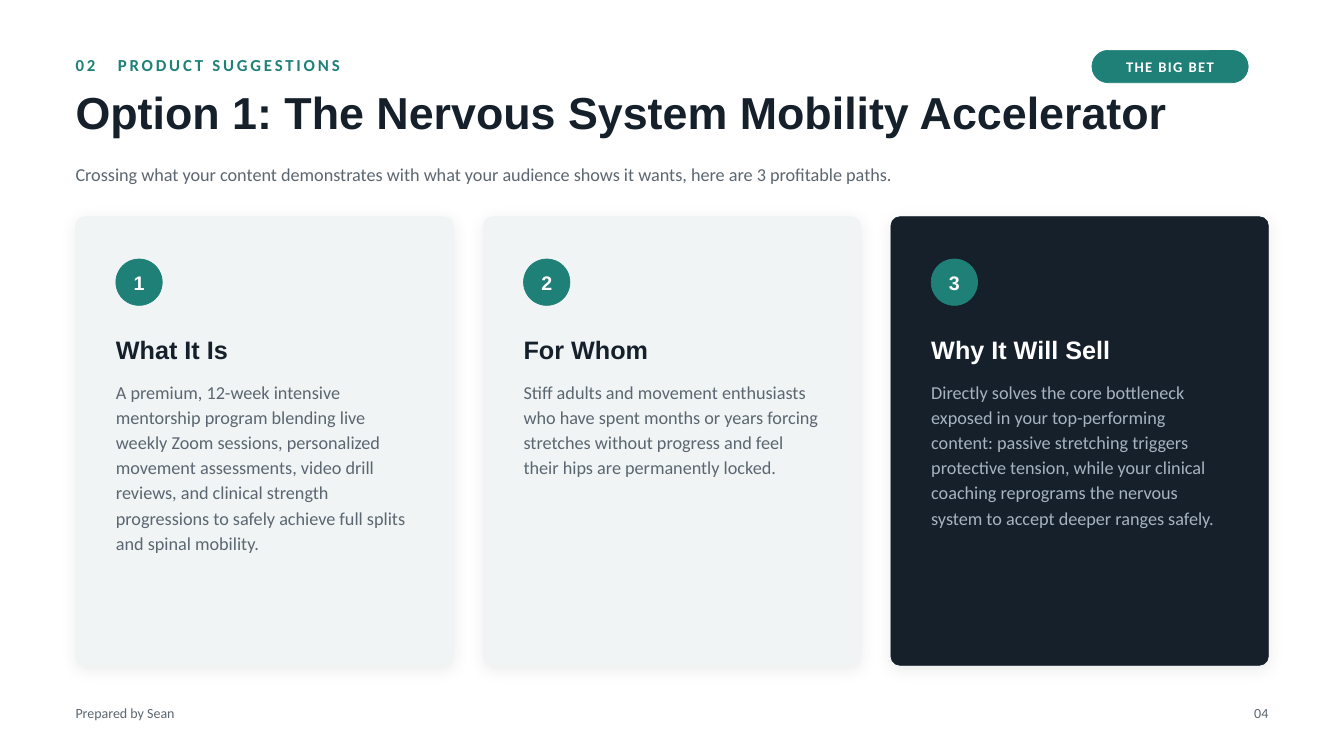
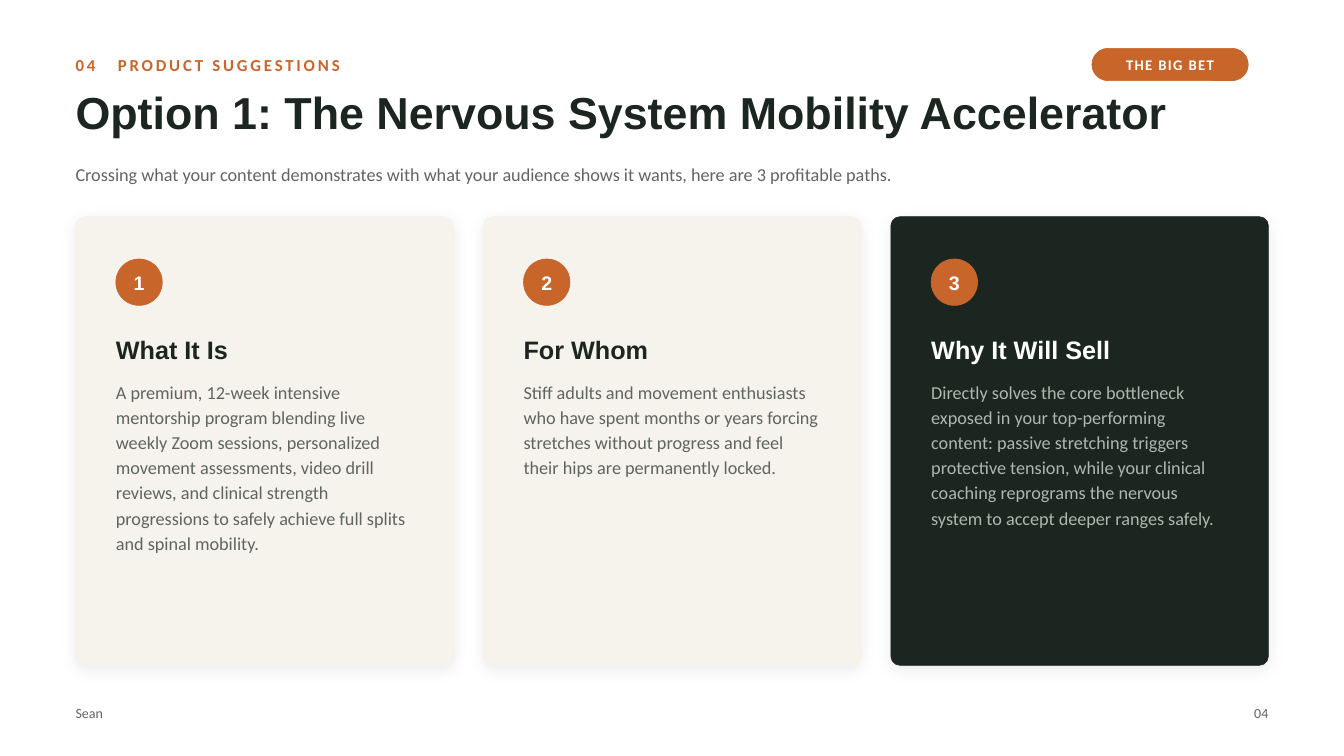
Before and after one commit to supsean/First-App-Sean, a slide deck: slide 4 of decks/mobility-audit.pptx. Drawn at 1344x756 pixels with LibreOffice and Linux fonts; fonts in the diff are those of the drawing. Boxes give left, top, right and bottom in pixels: in the first picture for what was removed or moved away, otherwise in the second. Text is boxed around its words. In the diff, an @@ line names an element or a change of style, - is before the commit and + after.

```diff
--- a/decks/mobility-audit.pptx
+++ b/decks/mobility-audit.pptx
@@ fill #1E8077 to #C8652A; outline #1E8077 0.5 pt to #C8652A 0.5 pt in 4 elements at box(116, 259, 162, 306), box(523, 259, 570, 306), box(932, 259, 978, 306), box(1092, 48, 1248, 81) @@
@@ text "Option 1: The Nervous System ..." at box(76, 96, 1166, 138): text colour #15202B to #1C2620 @@
@@ text at box(76, 60, 339, 71): text changed; text colour #1E8077 to #C8652A @@
-02 PRODUCT SUGGESTIONS
+04 PRODUCT SUGGESTIONS
@@ rounded rectangle at box(76, 217, 453, 665): fill #F0F4F5 to #F6F2EC; outline #F0F4F5 0.5 pt to #F6F2EC 0.5 pt @@
@@ rounded rectangle at box(483, 217, 860, 665): fill #F0F4F5 to #F6F2EC; outline #F0F4F5 0.5 pt to #F6F2EC 0.5 pt @@
@@ rounded rectangle at box(891, 217, 1268, 665): fill #15202B to #1C2620; outline #15202B 0.5 pt to #1C2620 0.5 pt @@
@@ text "Directly solves the core bottleneck ..." at box(931, 386, 1214, 528): text colour #A7B4BF to #AEB8AF @@
@@ text at box(76, 709, 103, 718): text changed; text colour #5B6670 to #5F665F @@
-Prepared by Sean
+Sean
@@ text colour #5B6670 to #5F665F in 4 elements at box(76, 168, 891, 184), box(116, 386, 405, 553), box(524, 386, 818, 477), box(1254, 709, 1268, 718) @@
```
Also in this commit, not shown: 6 other slides changed, 1 other file.
